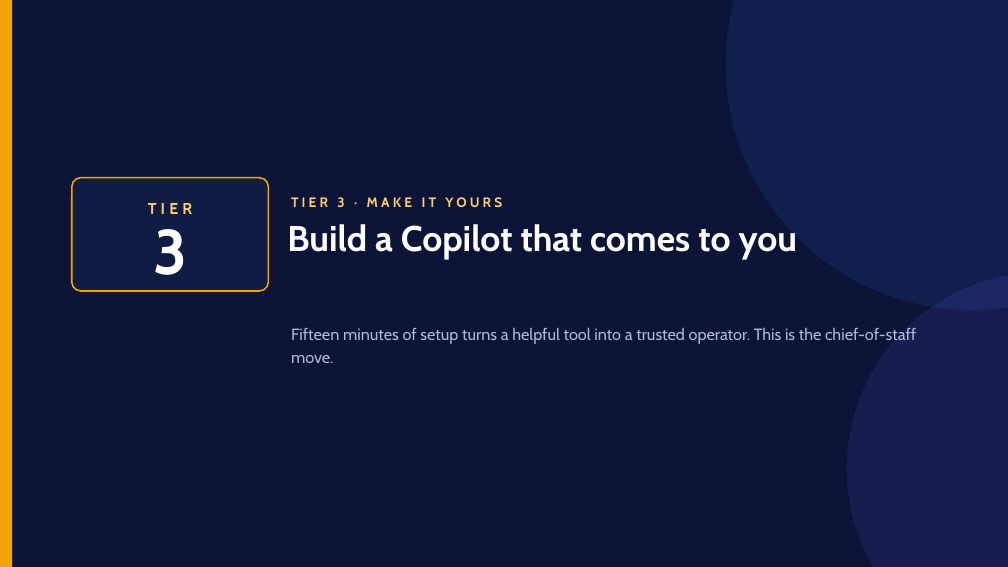
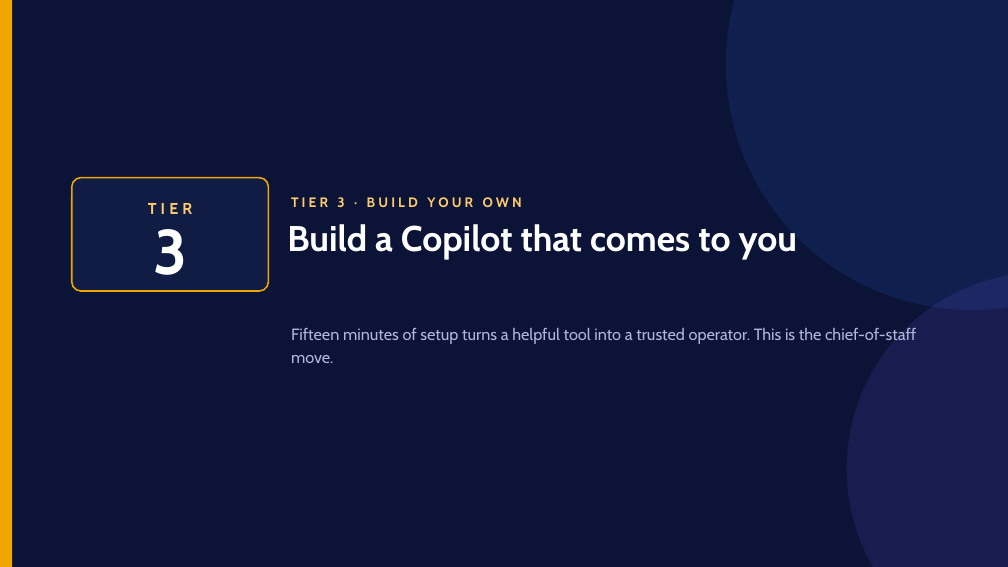
Before and after one commit to heyitsgoad/copilot-playground, a slide deck: slide 18 of education playground/assets/executive copilot playbook/Copilot-Premium-Executive-Training.pptx (slide 15 before the commit). Drawn at 1008x567 pixels with LibreOffice and Linux fonts; fonts in the diff are those of the drawing. Boxes give left, top, right and bottom in pixels: in the first picture for what was removed or moved away, otherwise in the second. Text is boxed around its words. In the diff, an @@ line names an element or a change of style, - is before the commit and + after.

```diff
--- a/education playground/assets/executive copilot playbook/Copilot-Premium-Executive-Training.pptx
+++ b/education playground/assets/executive copilot playbook/Copilot-Premium-Executive-Training.pptx
@@ text at (x1=291, y1=197, x2=522, y2=207): text changed @@
-TIER 3 · MAKE IT YOURS
+TIER 3 · BUILD YOUR OWN
```
Also in this commit, not shown: 15 other slides changed, 6 slides added, 1 other file.
